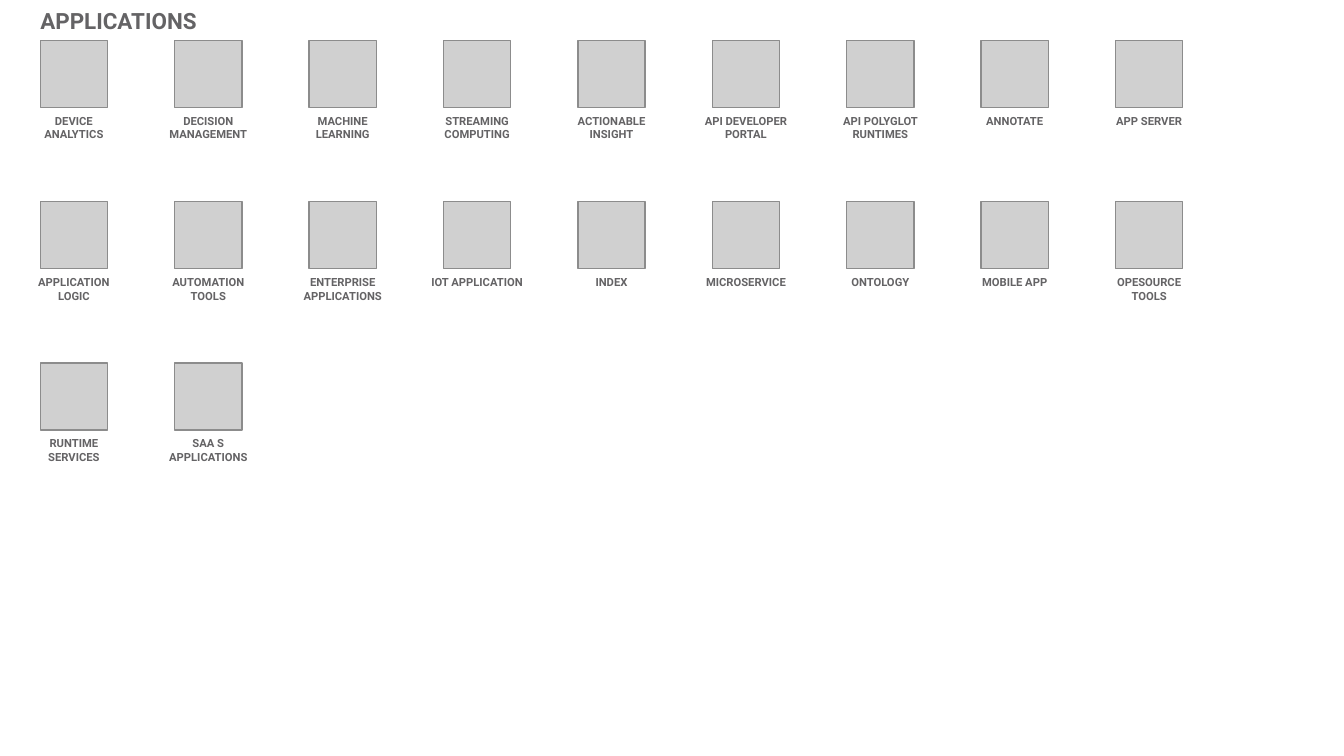
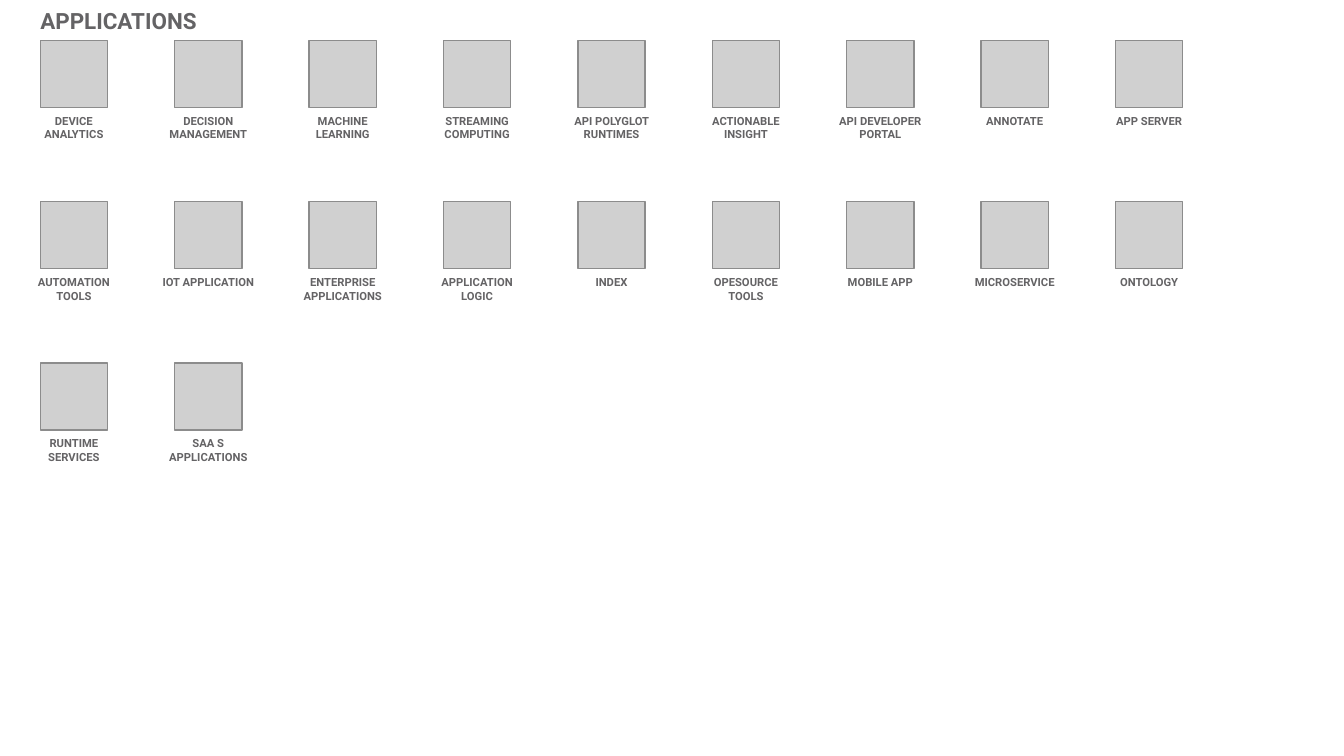
Before and after one commit to l2fprod/myarchitecture, a slide deck: slide 14 of mycatalog-architecture-diagram-template.pptx. Drawn at 1344x756 pixels with LibreOffice and Linux fonts; fonts in the diff are those of the drawing; grey boxes stand for pictures. Boxes give left, top, right and bottom in pixels: in the first picture for what was removed or moved away, otherwise in the second. Text is boxed around its words. In the diff, an @@ line names an element or a change of style, - is before the commit and + after.

```diff
--- a/mycatalog-architecture-diagram-template.pptx
+++ b/mycatalog-architecture-diagram-template.pptx
@@ text "API POLYGLOT RUNTIMES": place and size @@
-text "API POLYGLOT RUNTIMES" at [843, 117, 918, 138]
+text "API POLYGLOT RUNTIMES" at [574, 117, 649, 138]
@@ text "ACTIONABLE INSIGHT": place and size @@
-text "ACTIONABLE INSIGHT" at [578, 117, 646, 138]
+text "ACTIONABLE INSIGHT" at [712, 117, 780, 138]
@@ text "API DEVELOPER PORTAL": place and size @@
-text "API DEVELOPER PORTAL" at [705, 117, 787, 138]
+text "API DEVELOPER PORTAL" at [839, 117, 921, 138]
@@ text "AUTOMATION TOOLS": place and size @@
-text "AUTOMATION TOOLS" at [172, 278, 244, 300]
+text "AUTOMATION TOOLS" at [38, 278, 110, 300]
@@ text at [163, 278, 254, 286]: text changed @@
-APPLICATION LOGIC
+IOT APPLICATION
@@ text at [441, 278, 512, 300]: text changed @@
-IOT APPLICATION
+APPLICATION LOGIC
@@ text at [714, 278, 778, 300]: text changed @@
-MICROSERVICE
+OPESOURCE TOOLS
@@ text "MOBILE APP": place and size @@
-text "MOBILE APP" at [982, 278, 1047, 286]
+text "MOBILE APP" at [848, 278, 913, 286]
@@ text removed at [851, 278, 909, 286] @@
-ONTOLOGY
@@ text added at [975, 278, 1055, 286], 6 pt, text #646365, bold @@
+MICROSERVICE
@@ text at [1120, 278, 1178, 286]: text changed @@
-OPESOURCE TOOLS
+ONTOLOGY
```
Also in this commit, not shown: 12 other slides changed, 1 slide added, 1 slide removed.
